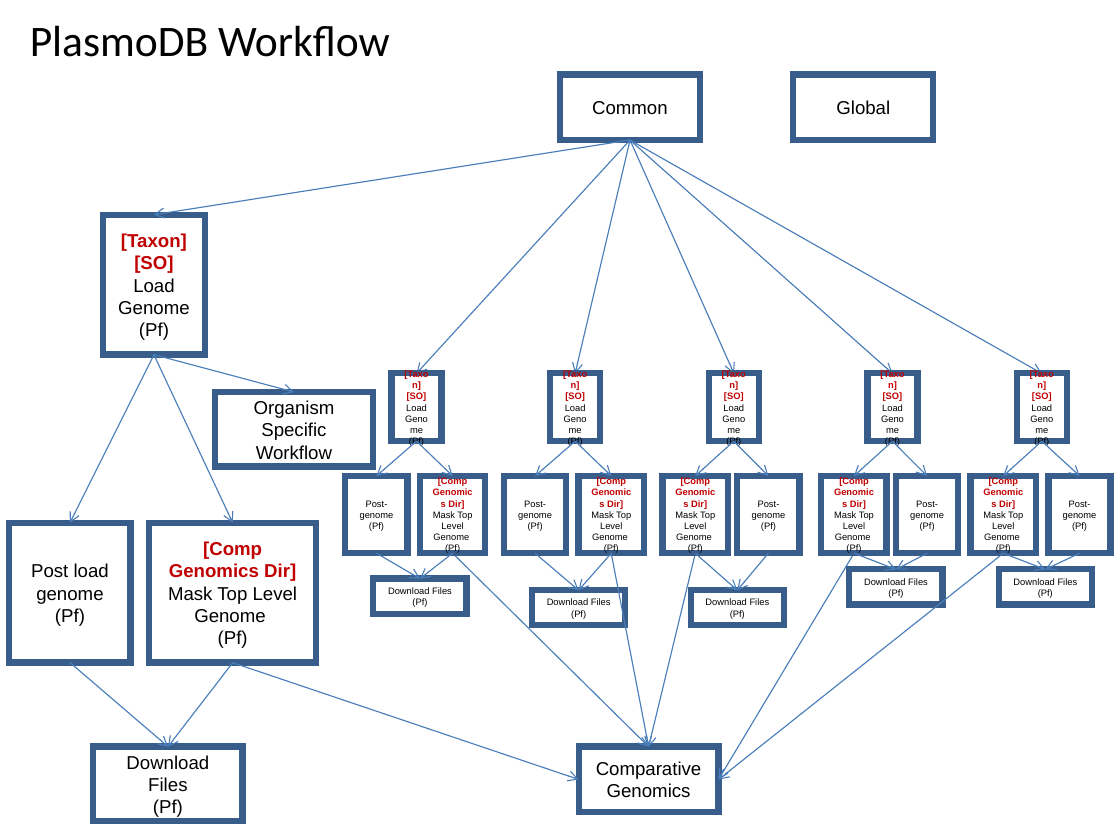
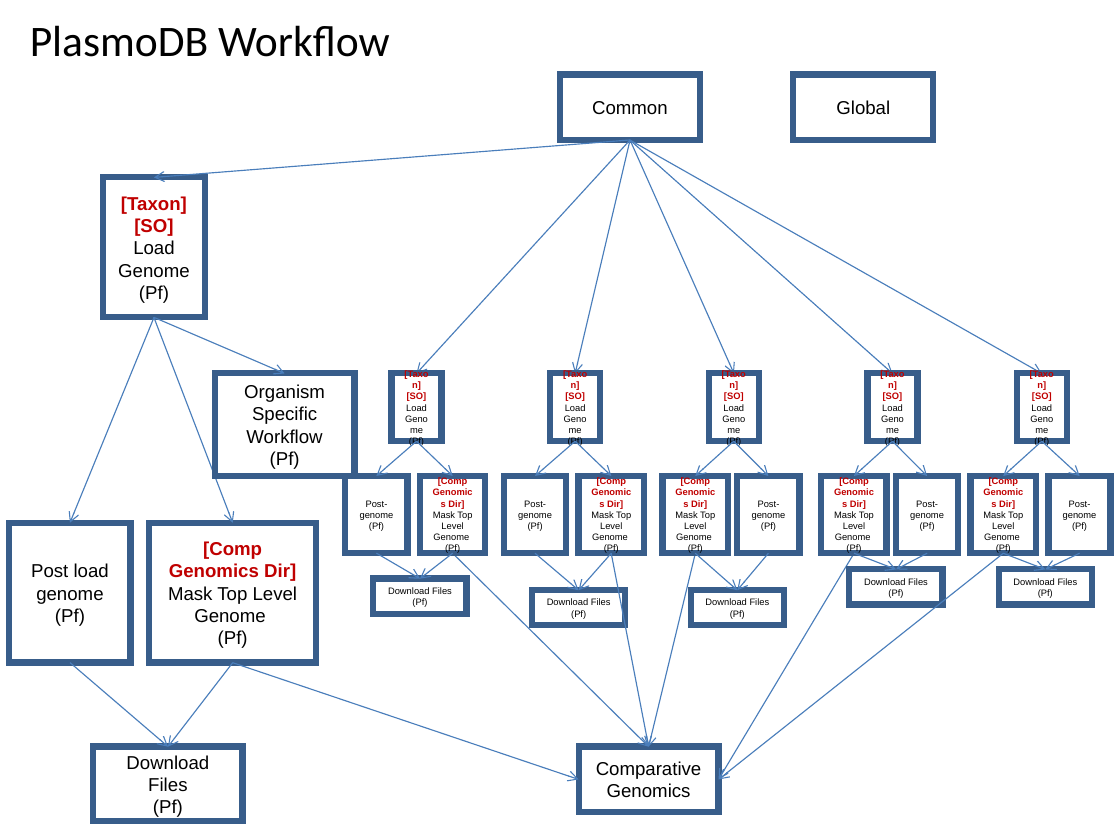
Before and after one commit to VEuPathDB/ApiCommonWorkflow, a slide deck: slide 2 of Main/doc/IntegratedWorkflow.ppt. Drawn at 1120x840 pixels with LibreOffice and Linux fonts; fonts in the diff are those of the drawing. Boxes give left, top, right and bottom in pixels: in the first picture for what was removed or moved away, otherwise in the second. Text is boxed around its words. In the diff, an @@ line names an element or a change of style, - is before the commit and + after.

```diff
--- a/Main/doc/IntegratedWorkflow.ppt
+++ b/Main/doc/IntegratedWorkflow.ppt
@@ arrow moved from (631, 140) - (153, 215) to (631, 140) - (153, 177) @@
@@ rectangle "[Taxon]": place and size @@
-rectangle "[Taxon]" at (103, 215, 206, 355)
+rectangle "[Taxon]" at (103, 177, 206, 317)
@@ arrow moved from (155, 355) - (69, 523) to (155, 317) - (69, 523) @@
@@ arrow moved from (153, 355) - (233, 523) to (153, 317) - (233, 523) @@
@@ arrow moved from (153, 355) - (293, 392) to (153, 317) - (284, 373) @@
@@ rectangle "Organism Specific Workflow": place and size @@
-rectangle "Organism Specific Workflow" at (215, 392, 374, 467)
+rectangle "Organism Specific Workflow" at (215, 373, 355, 476)
@@ text in rectangle at (270, 451, 300, 469): paragraph added @@
+(Pf)
```
Also in this commit, not shown: 2 other slides changed.
